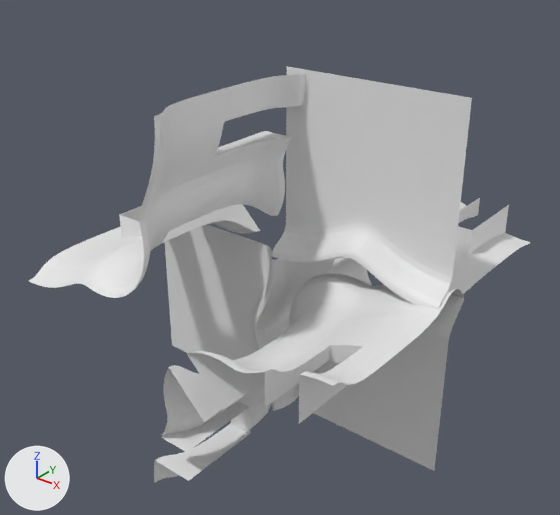
The OBJ model data/bmc/bmc_tiles/t_109.obj, before and after one commit.
Rendered twice from a 50 mm camera at (1.193, -1.528, 0.922) aimed at (-0.013, -0.021, -0.012). The axes (+X, +Y, +Z) are drawn at lower left. The lights are the same throughout. Where no turn or scale is listed for an object, it has been applied to the vertices.

Objects in the first picture: 't_109'.
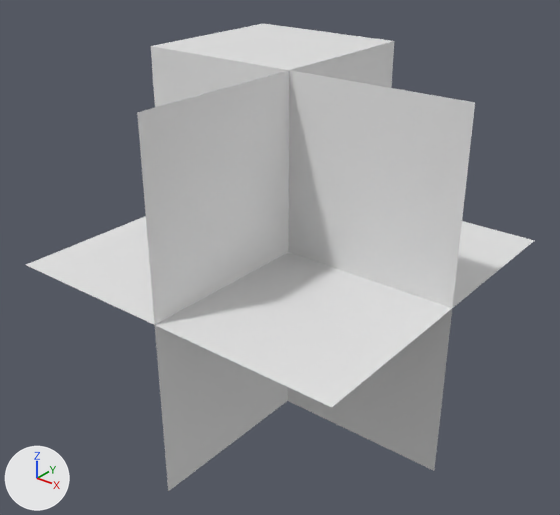
Location of each change, [x1, y1, x2, y2] in pixels of the pictures (560 x 515 px):
't_109', reshaped (12% taller): before [29, 66, 531, 483]; after [26, 24, 535, 491]
part 1 of me_t_109, deleted: before [29, 73, 306, 298]
part 2 of me_t_109, cut back: before [154, 224, 464, 483]; after [26, 24, 535, 491]

Diff of the bpy script that builds the scene:
```diff
--- a/data/bmc/bmc_tiles/t_109.obj.py
+++ b/data/bmc/bmc_tiles/t_109.obj.py
@@ me_t_109 @@
 # used by ob_t_109; location = (0.0, 0.0, 0.0)
-me_t_109.from_pydata(...)  # 3598 vertices, 6710 faces; spans x -0.5..0.5, y -0.5..0.5, z -0.5..0.509
+me_t_109.from_pydata(...)  # 20 vertices, 30 faces; spans x -0.5..0.5, y -0.5..0.5, z -0.5..0.5
+# me_t_109 part 1: the loose piece of 932 vertices spanning x -0.5..0.051, y -0.5..0.0, z -0.051..0.5 is deleted
+# me_t_109 part 2: 2000 vertices removed from x -0.5..0.5, y -0.5..0.5, z -0.5..0.051; 17 vertices added at x -0.5..0.5, y -0.5..0.5, z -0.5..0.5
```
